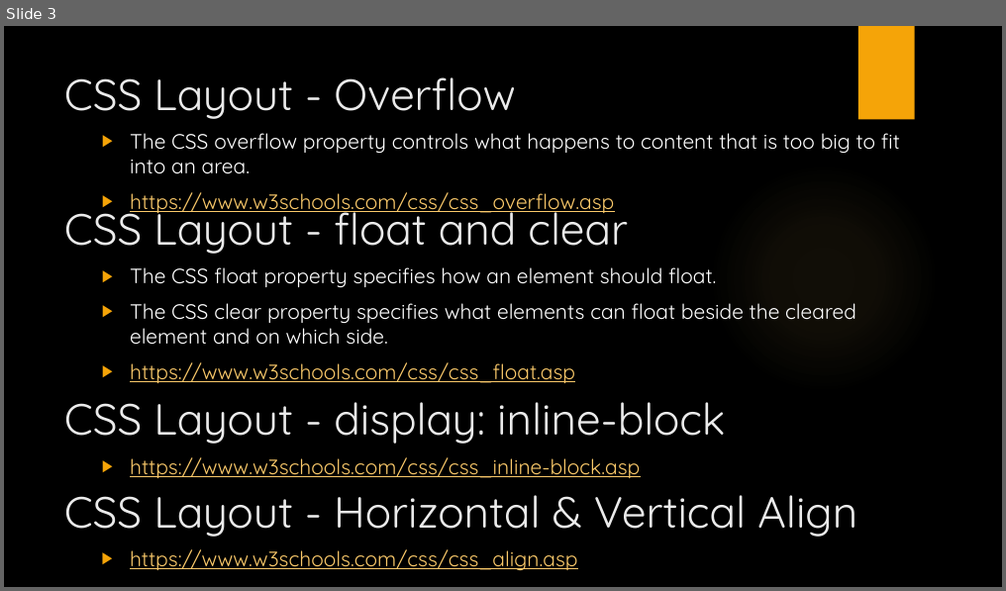
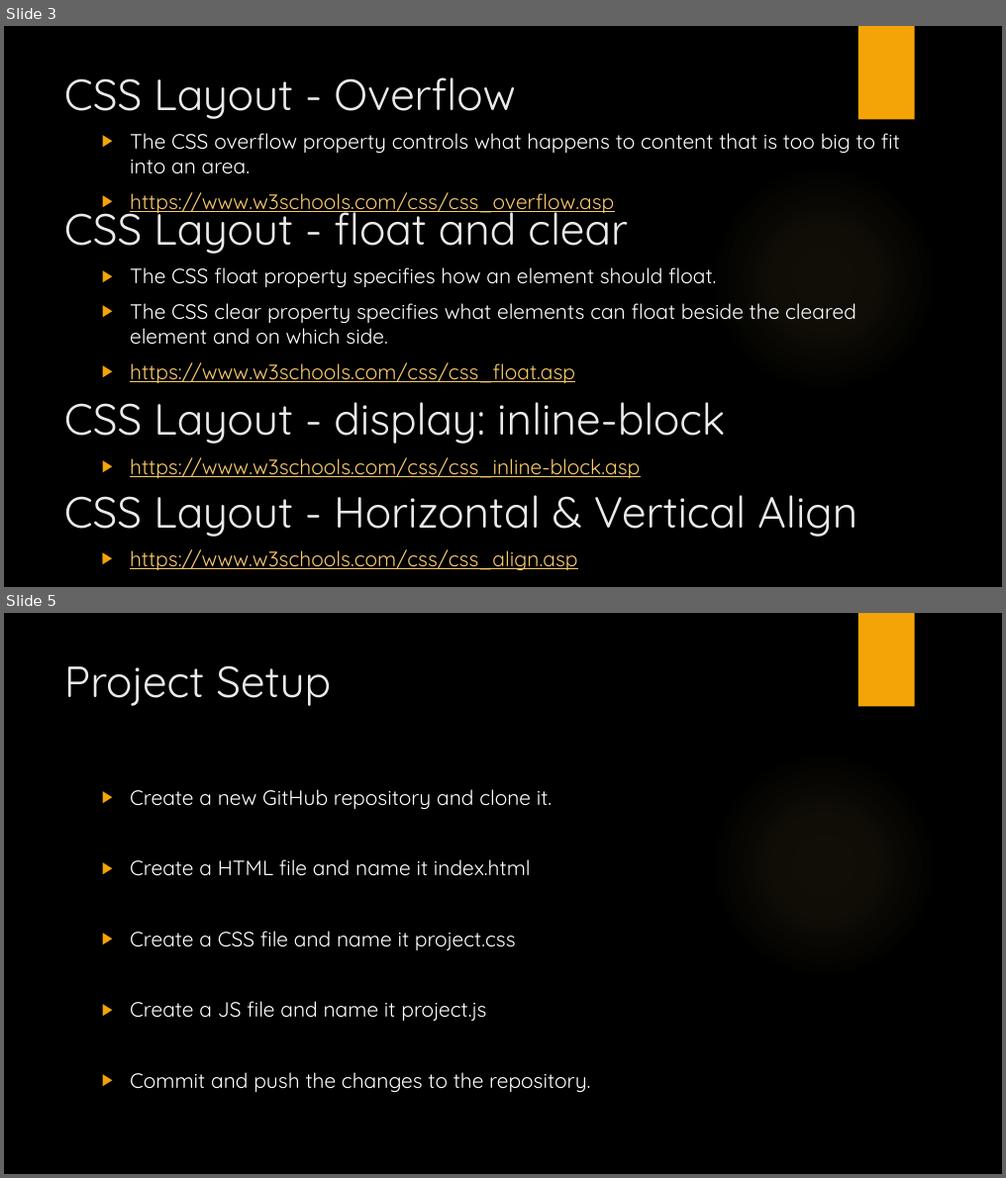
Before and after one commit to manupeethambar888/webdev, a slide deck: Day 10 - CSS – Continued.pptx. Shown one above the other, each under a label of ours: slide 3 before the commit, slides 3 and 5 after it; the slides between them are not shown. The pictures are 1006x591 and 1006x1178 pixels, drawn with LibreOffice and Linux fonts; fonts in the diff are those of the drawing; background and template pictures are left out. Boxes give left, top, right and bottom in pixels: in the first picture for what was removed or moved away, otherwise in the second. Text is boxed around its words. In the diff, an @@ line names an element or a change of style, - is before the commit and + after.

```diff
--- a/Day 10 - CSS – Continued.pptx
+++ b/Day 10 - CSS – Continued.pptx
@@ slide 5 added at (4,613,1002,1174), background picture (left out); not listed: 2 template elements that a slide beside it also shows @@
@@ title added at (64,665,331,706), 42 pt, text #EBEBEB @@
+Project Setup
@@ text added at (130,789,590,1093), 20 pt, text #FFFFFF @@
+▶ Create a new GitHub repository and clone it.
+▶ Create a HTML file and name it index.html
+▶ Create a CSS file and name it project.css
+▶ Create a JS file and name it project.js
+▶ Commit and push the changes to the repository.
```
Also in this commit, not shown: 1 slide changed, 2 other slides added.
